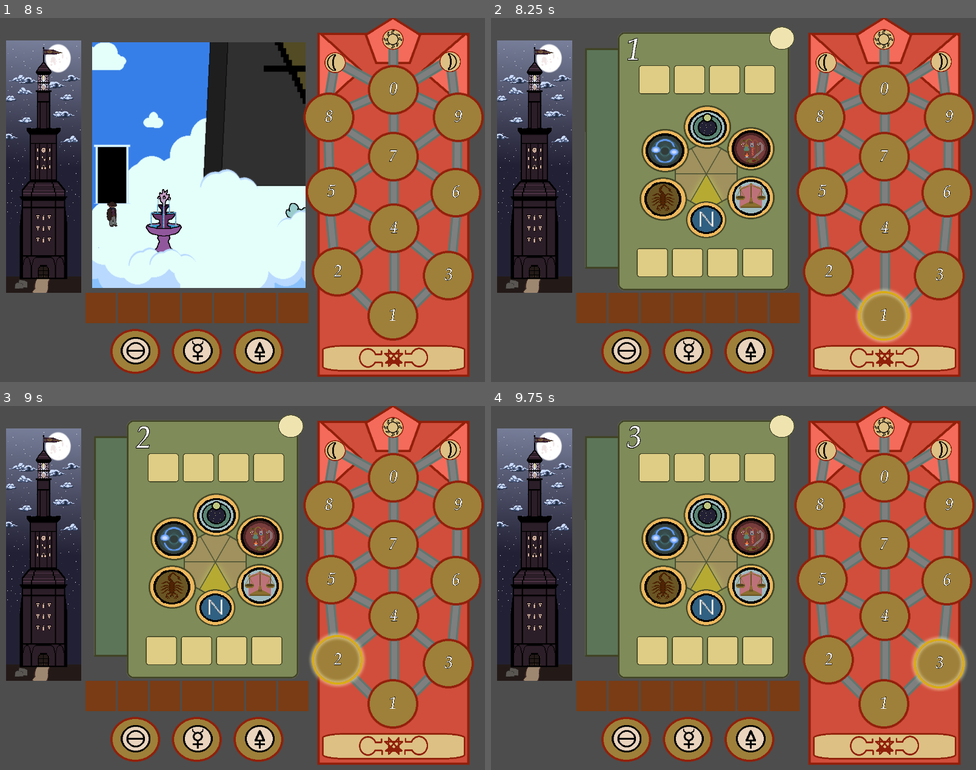
Above: before the commit, frames 1-4 (two rows, left to right).
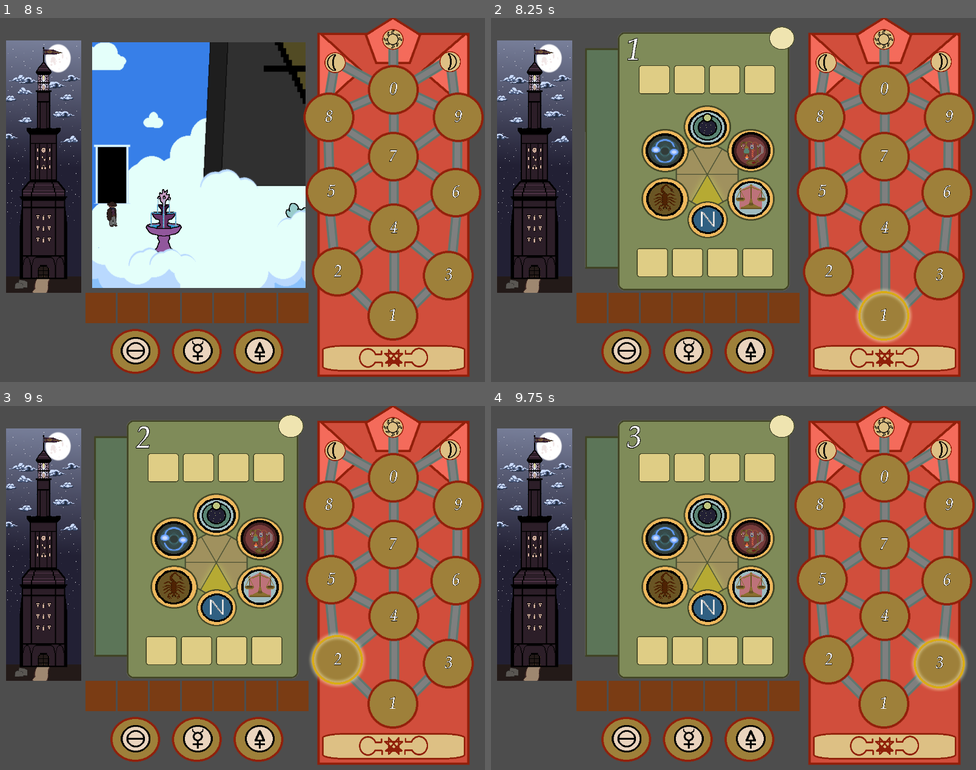
Above: after the commit, the same moments.

Repository: mccajd/Quintessential
Game: Godot game, scene res://Scenes/main_menu.tscn
Same seed, same stepped clock (60 frames per second), same inputs: the game is played once before the commit and once after it.
Inputs (mouse positions are in pixels of both pictures, inside the frame that each line leads up to):
- Up to frame 1 (8 s): click (441, 178) at 0.5 s; move the mouse to (349, 181) at 1.27 s; press the mouse at (349, 181) at 1.28 s; move the mouse to (145, 218) at 2.02 s; release the mouse at (145, 218) at 2.03 s; click (145, 218) at 2.1 s; move the mouse to (291, 119) at 2.77 s; press the mouse at (291, 119) at 2.78 s; move the mouse to (218, 272) at 3.52 s; release the mouse at (218, 272) at 3.53 s; click (218, 272) at 3.6 s; move the mouse to (388, 254) at 4.27 s; press the mouse at (388, 254) at 4.28 s; move the mouse to (97, 145) at 5.02 s; release the mouse at (97, 145) at 5.03 s; click (97, 145) at 5.1 s; click (392, 356) at 5.75 s; click (392, 356) at 6.5 s; click (392, 356) at 7.25 s
- Up to frame 2 (8.25 s): tap Enter at 8 s; move the mouse to (883, 316) at 8.02 s; press the mouse at (883, 316) at 8.03 s
- Up to frame 3 (9 s): tap Space at 8.75 s; move the mouse to (339, 660) at 8.77 s; release the mouse at (339, 660) at 8.78 s; click (339, 660) at 8.85 s
- Up to frame 4 (9.75 s): tap Enter at 9.5 s; move the mouse to (937, 664) at 9.52 s; press the mouse at (937, 664) at 9.53 s

Frame 1 is identical in both runs. In frame 2, 2.0% of the frame differs, in the area x 30-59%, y 30-61%; in frame 3, 2.0%; in frame 4, 2.0%.

Commit message:
slight tweaks

Diff:
--- a/Scenes/beacon_puzzle.tscn
+++ b/Scenes/beacon_puzzle.tscn
@@ -592,7 +592,7 @@
 
 [node name="SelectedTransformation" type="AnimatedSprite2D" parent="MockUI/BeaconNodeView/BeaconNodeMenu"]
 modulate = Color(1, 1, 1, 0.431373)
-position = Vector2(270, 310)
+position = Vector2(272, 311)
 scale = Vector2(0.9, 0.9)
 sprite_frames = SubResource("SpriteFrames_ofjle")
 animation = &"sublimation"
@@ -648,7 +648,7 @@
 texture = ExtResource("15_ra4ik")
 
 [node name="DissolutionButton" parent="MockUI/BeaconNodeView/BeaconNodeMenu" instance=ExtResource("13_6vynv")]
-position = Vector2(124, 311)
+position = Vector2(128, 311)
 transformation_type = "dissolution"
 
 [node name="Sprite2D" type="Sprite2D" parent="MockUI/BeaconNodeView/BeaconNodeMenu/DissolutionButton"]
@@ -668,7 +668,7 @@
 texture = ExtResource("16_ik168")
 
 [node name="SublimationButton" parent="MockUI/BeaconNodeView/BeaconNodeMenu" instance=ExtResource("13_6vynv")]
-position = Vector2(309, 308)
+position = Vector2(309, 311)
 transformation_type = "sublimation"
 
 [node name="Sprite2D" type="Sprite2D" parent="MockUI/BeaconNodeView/BeaconNodeMenu/SublimationButton"]
@@ -678,7 +678,7 @@
 texture = ExtResource("18_ig4bd")
 
 [node name="DistillationButton" parent="MockUI/BeaconNodeView/BeaconNodeMenu" instance=ExtResource("13_6vynv")]
-position = Vector2(309, 205)
+position = Vector2(309, 209)
 transformation_type = "distillation"
 
 [node name="Sprite2D" type="Sprite2D" parent="MockUI/BeaconNodeView/BeaconNodeMenu/DistillationButton"]
@@ -688,7 +688,7 @@
 texture = ExtResource("19_jb85l")
 
 [node name="ClearButton" parent="MockUI/BeaconNodeView/BeaconNodeMenu" instance=ExtResource("13_6vynv")]
-position = Vector2(223, 363)
+position = Vector2(226, 363)
 scale = Vector2(0.85, 0.85)
 transformation_type = "neutral"
 
